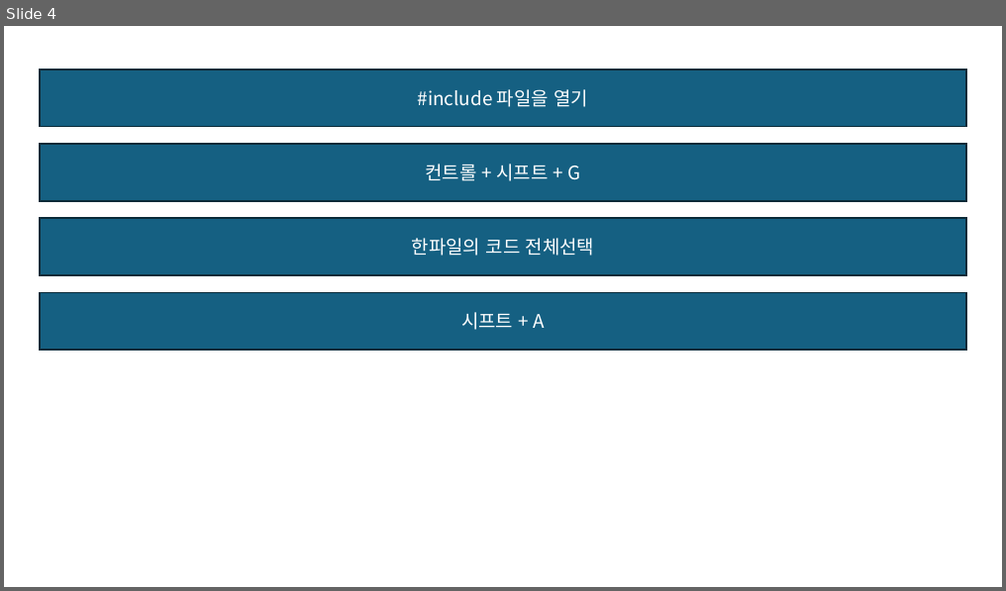
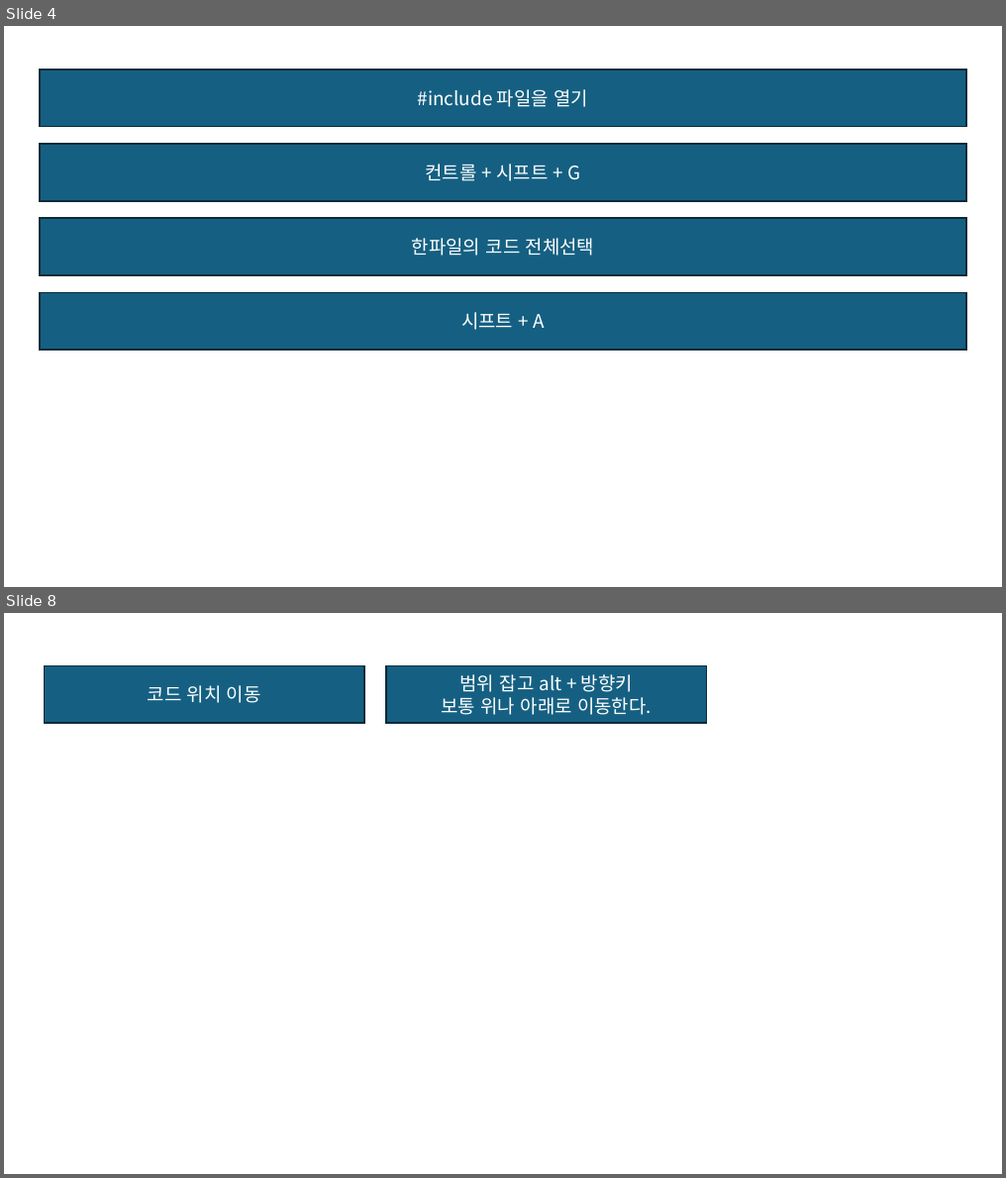
Before and after one commit to JaeSuGang/AssortRockAssignment, a slide deck: DOC/공통문서/비주얼스튜디오 단축키.pptx. Shown one above the other, each under a label of ours: slide 4 before the commit, slides 4 and 8 after it; the slides between them are not shown. The pictures are 1006x591 and 1006x1178 pixels, drawn with LibreOffice and Linux fonts; fonts in the diff are those of the drawing. Boxes give left, top, right and bottom in pixels: in the first picture for what was removed or moved away, otherwise in the second. Text is boxed around its words. In the diff, an @@ line names an element or a change of style, - is before the commit and + after.

```diff
--- a/DOC/공통문서/비주얼스튜디오 단축키.pptx
+++ b/DOC/공통문서/비주얼스튜디오 단축키.pptx
@@ slide 8 added at (x1=4, y1=613, x2=1002, y2=1174), background #FFFFFF @@
@@ rectangle added at (x1=44, y1=666, x2=364, y2=724), fill #156082, outline #092A39 1.5 pt, 18 pt, text #FFFFFF @@
+코드 위치 이동
@@ rectangle added at (x1=386, y1=666, x2=707, y2=724), fill #156082, outline #092A39 1.5 pt, 18 pt, text #FFFFFF @@
+범위 잡고 alt + 방향키
+보통 위나 아래로 이동한다.
```
Also in this commit, not shown: 1 slide changed, 1 other slide added, 2 slides removed, 17 other files.
